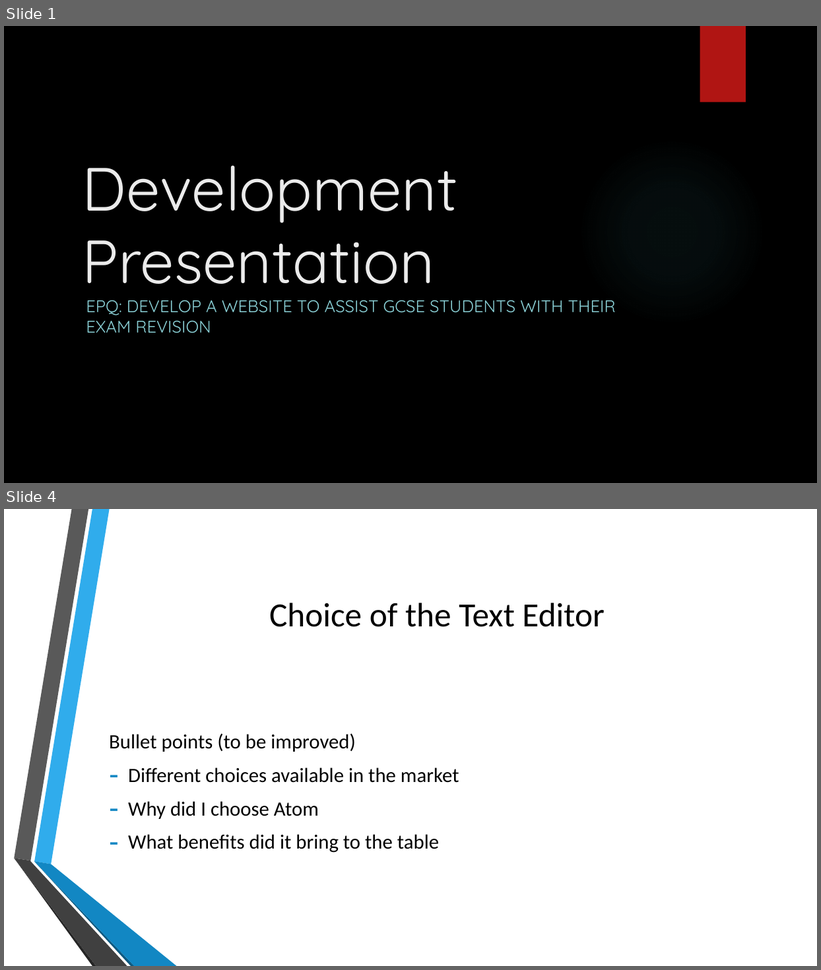
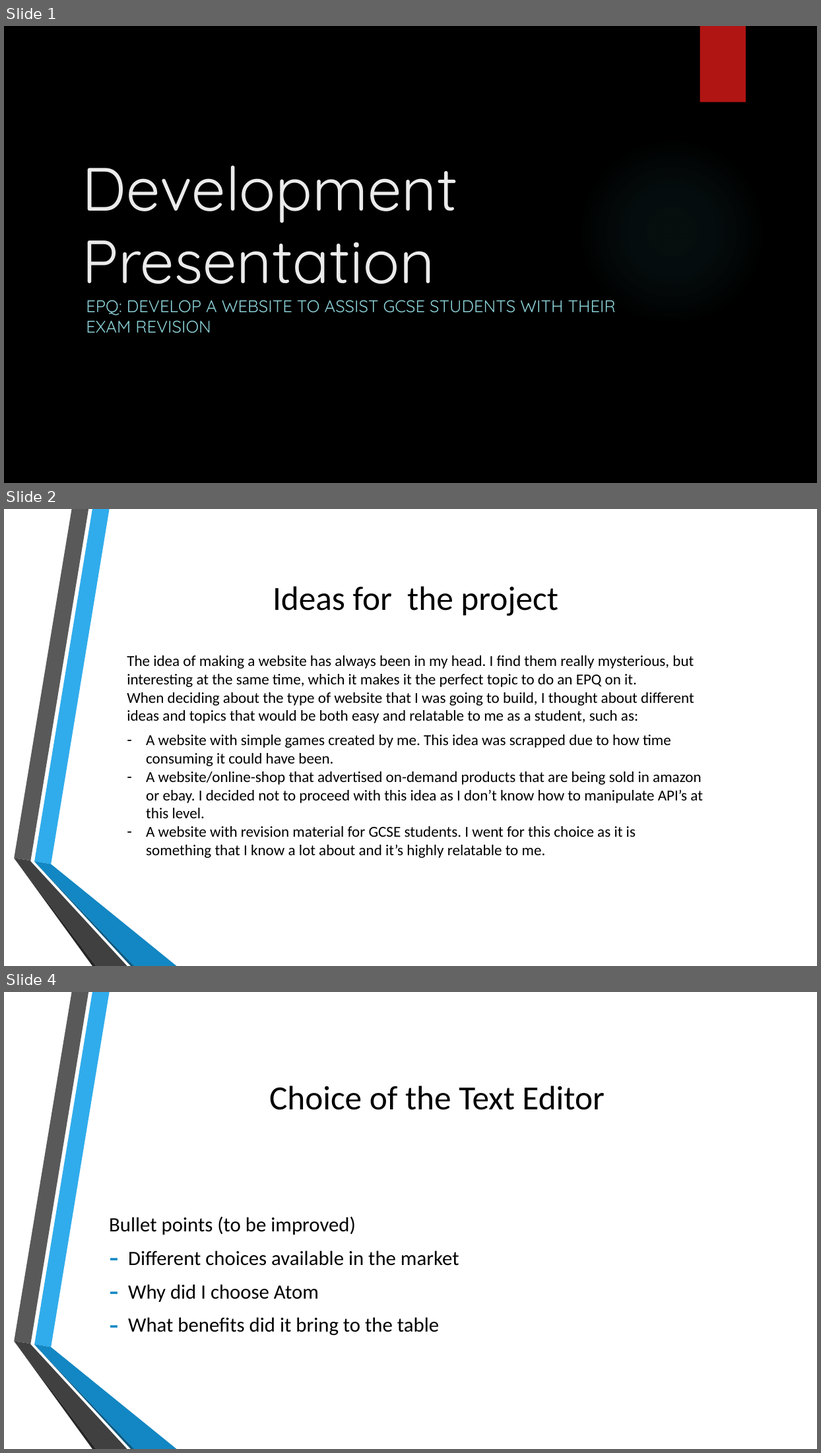
Before and after one commit to estebanlv/EPQ-Website-Project, a slide deck: Documents/Official Documents/Development Presentation.pptx. Shown one above the other, each under a label of ours: slides 1 and 4 before the commit, slides 1, 2 and 4 after it; the slides between them are not shown. The pictures are 821x970 and 821x1453 pixels, drawn with LibreOffice and Linux fonts; fonts in the diff are those of the drawing; background and template pictures are left out. Boxes give left, top, right and bottom in pixels: in the first picture for what was removed or moved away, otherwise in the second. Text is boxed around its words. In the diff, an @@ line names an element or a change of style, - is before the commit and + after.

```diff
--- a/Documents/Official Documents/Development Presentation.pptx
+++ b/Documents/Official Documents/Development Presentation.pptx
@@ slide 2 added at [4,509,817,966], background picture (left out); not listed: 6 template elements that a slide beside it also shows @@
@@ title added at [273,586,558,616], 40 pt, text #000000 @@
+Ideas for the project
@@ text added at [127,656,703,858], 18 pt, text #000000 @@
+The idea of making a website has always been in my head. I find them really mysterious, but interesting at the same time, which it makes it the perfect topic to do an EPQ on it.
+When deciding about the type of website that I was going to build, I thought about different ideas and topics that would be both easy and relatable to me as a student, such as:
+– A website with simple games created by me. This idea was scrapped due to how time consuming it could have been.
+– A website/online-shop that advertised on-demand products that are being sold in amazon or ebay. I decided not to proceed with this idea as I don’t know how to manipulate API’s at this level.
+– A website with revision material for GCSE students. I went for this choice as it is something that I know a lot about and it’s highly relatable to me.
```
Also in this commit, not shown: 8 slides changed, 1 other slide added, 1 slide removed.
